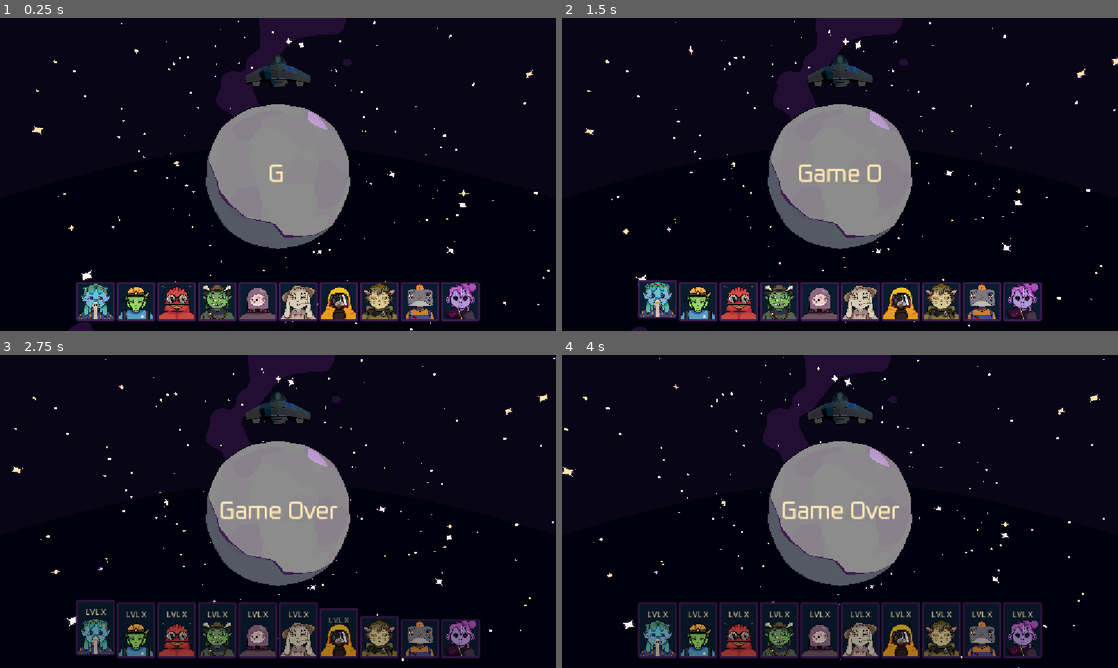
Above: before the commit, frames 1-4 (two rows, left to right).
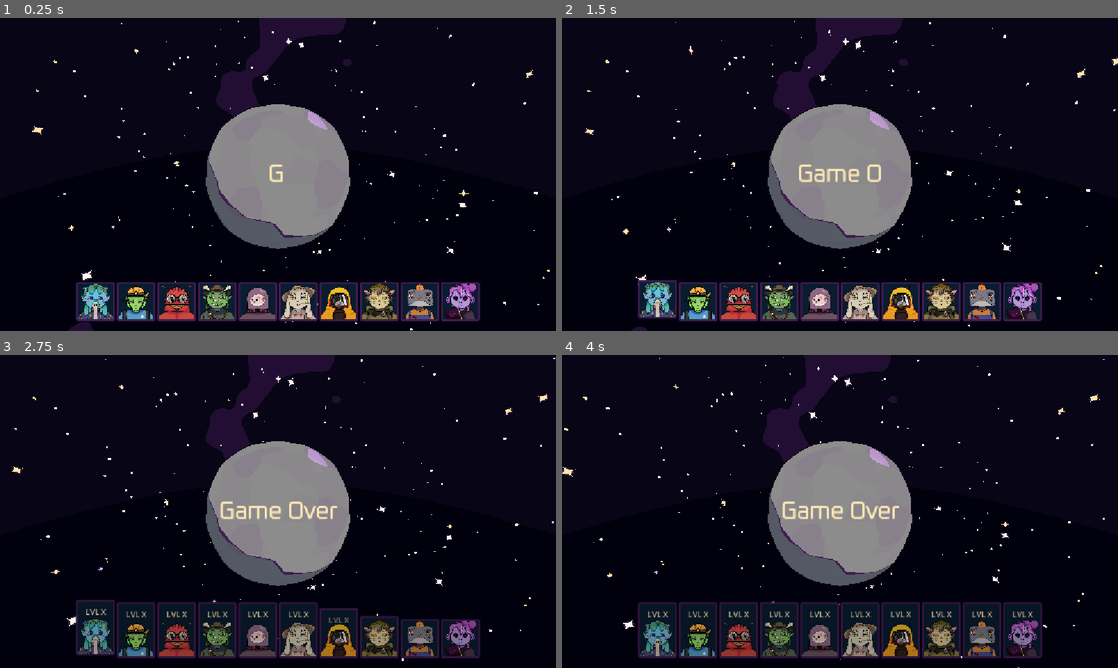
Above: after the commit, the same moments.

Repository: thepunkoff/alienshift
Game: Godot game, scene res://scenes/game.tscn
Two runs of this game, one before a commit and one after it. Both use one fixed random seed, a clock stepped at 60 frames per second and the inputs below.
Inputs (mouse positions are in pixels of both pictures, inside the frame that each line leads up to):
- Up to frame 1 (0.25 s): no input
- Up to frame 2 (1.5 s): click (656, 302) at 0.52 s; click (656, 299) at 1.27 s
- Up to frame 3 (2.75 s): click (94, 636) at 2.02 s
- Up to frame 4 (4 s): move the mouse to (962, 495) at 2.77 s; move the mouse to (728, 527) at 3.52 s

The runs differ from the first frame. In frame 1, 0.6% of the frame differs, in the area x 44-56%, y 11-22%; in frame 2, 0.6%; in frame 3, 0.6%; in frame 4, 0.6%.

Commit message:
oops

Diff:
--- a/scenes/game.tscn
+++ b/scenes/game.tscn
@@ -20,7 +20,6 @@
 [ext_resource type="Texture2D" uid="uid://b0fiayaotjtij" path="res://graphics/relief.png" id="18_bhx41"]
 [ext_resource type="FontFile" uid="uid://b5g7e7xq8d4wn" path="res://fonts/Oxanium-VariableFont_wght.ttf" id="19_264po"]
 [ext_resource type="Texture2D" uid="uid://t0lctbvoqgnn" path="res://graphics/summon.png" id="19_qnb83"]
-[ext_resource type="PackedScene" uid="uid://b6yqr867tnihq" path="res://scenes/ships/ship_climate.tscn" id="21_37s47"]
 
 [sub_resource type="ArrayMesh" id="ArrayMesh_gee14"]
 resource_name = "planet_Cube_001"
@@ -286,7 +285,4 @@
 visible_characters = 0
 visible_ratio = 0.0
 
-[node name="ShipClimate" parent="." unique_id=1547168477 instance=ExtResource("21_37s47")]
-transform = Transform3D(1, 0, 0, 0, 1, 0, 0, 0, 1, 0, 5.3250427, 0)
-
 [editable path="planet2"]
